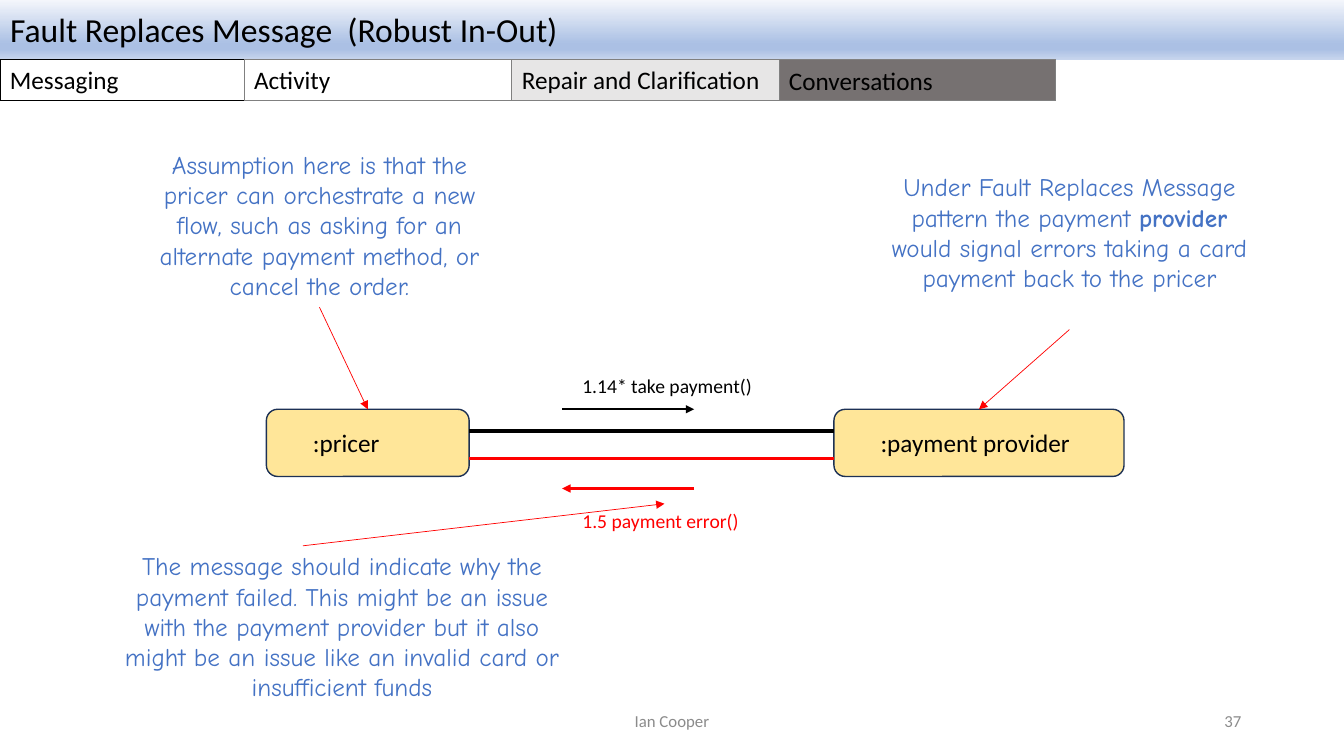
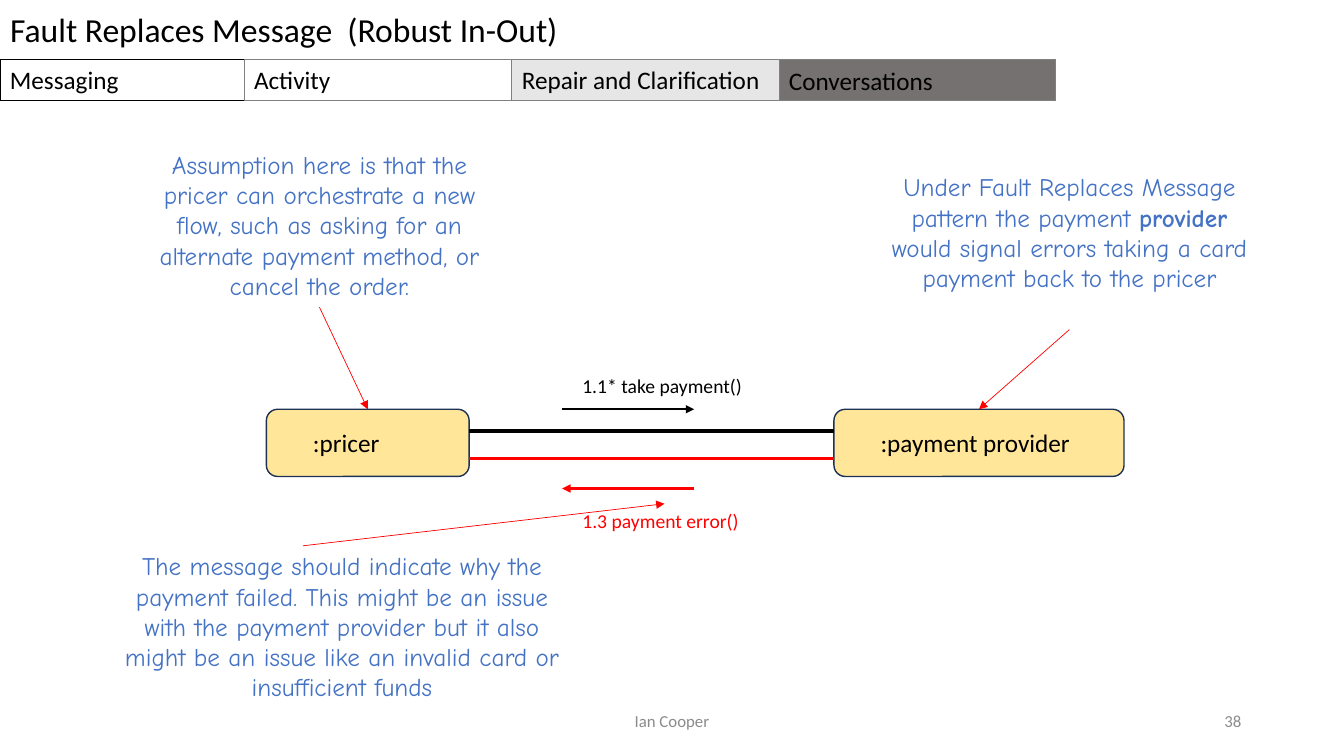
Before and after one commit to iancooper/Presentations, a slide deck: slide 38 of Conversation Patterns.pptx (slide 37 before the commit). Drawn at 1344x756 pixels with LibreOffice and Linux fonts; fonts in the diff are those of the drawing. Boxes give left, top, right and bottom in pixels: in the first picture for what was removed or moved away, otherwise in the second. Text is boxed around its words. In the diff, an @@ line names an element or a change of style, - is before the commit and + after.

```diff
--- a/Conversation Patterns.pptx
+++ b/Conversation Patterns.pptx
@@ rectangle "Fault Replaces Message (Robust In-Out)" at box(0, 0, 1344, 60): fill gradient #F6F8FC to #ABC0E4 to #C7D5ED to #FFFFFF @@
@@ text at box(582, 379, 742, 396): text changed @@
-1.14* take payment()
+1.1* take payment()
@@ text at box(582, 512, 738, 531): text changed @@
-1.5 payment error()
+1.3 payment error()
@@ page number at box(1224, 715, 1241, 727): text changed @@
-37
+38
```
Also in this commit, not shown: 50 other slides changed, 1 slide added, 1 other file.
